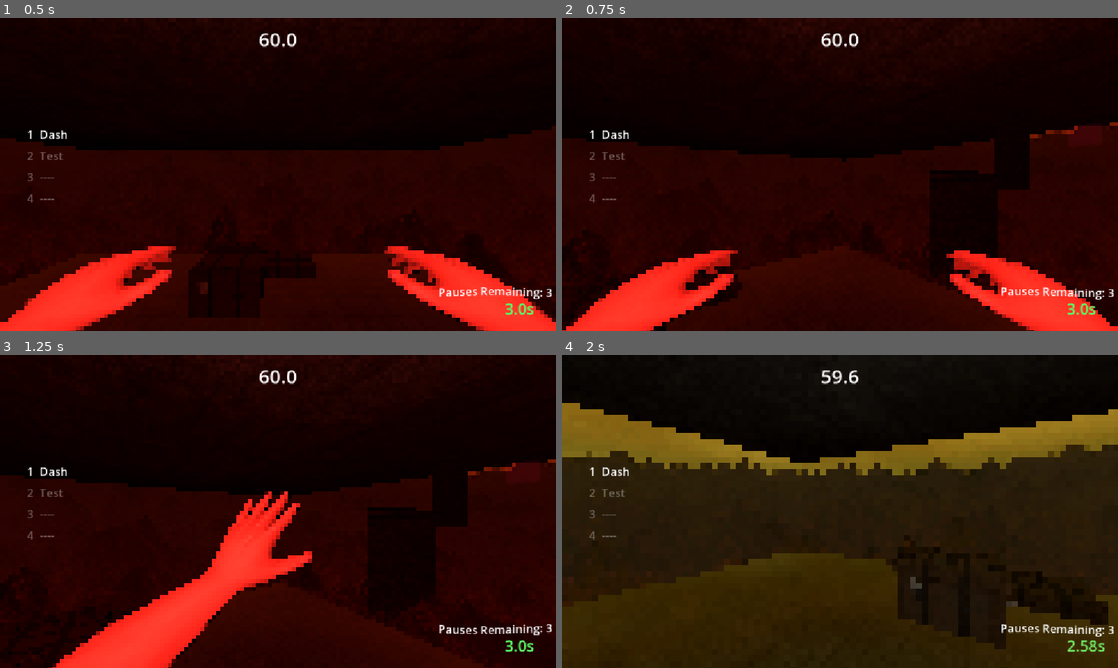
Above: before the commit, frames 1-4 (two rows, left to right).
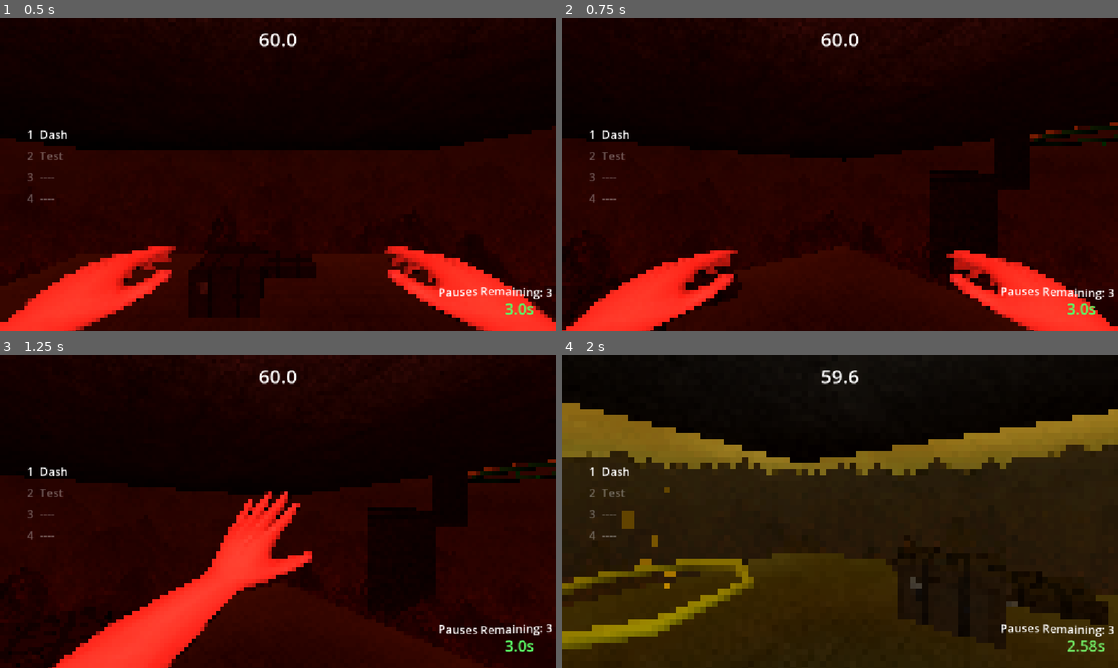
Above: after the commit, the same moments.

Repository: Aechileus/TimeLightGame
Game: Godot game, scene res://GameScenes/GameplayScenes/test_scene.tscn
Same seed, same stepped clock (60 frames per second), same inputs: the game is played once before the commit and once after it.
Inputs (mouse positions are in pixels of both pictures, inside the frame that each line leads up to):
- Up to frame 1 (0.5 s): no input
- Up to frame 2 (0.75 s): tap Enter (ui_accept) at 0.5 s; move the mouse to (867, 174) at 0.52 s; hold W (ui_up) from 0.53 s (still down); hold F (time_stop) from 0.53 s (still down); click (867, 174) at 0.67 s
- Up to frame 3 (1.25 s): keep holding W (ui_up); keep holding F (time_stop); tap Enter (ui_accept) at 0.77 s
- Up to frame 4 (2 s): keep holding W (ui_up); move the mouse to (812, 511) at 1.27 s; release F (time_stop) at 1.28 s; tap Ctrl (crouch) at 1.35 s; tap Enter (ui_accept) at 1.52 s; tap F (time_stop) at 1.55 s

Frame 1 is identical in both runs. In frame 2, 0.5% of the frame differs, in the area x 84-100%, y 34-41%; in frame 3, 0.5%; in frame 4, 3.1%, in the area x 0-35%, y 42-94%.

Commit message:
Time Stop Zone

Diff:
--- a/time-light-game/Assets/GameplayPieces/finish_line.gd
+++ b/time-light-game/Assets/GameplayPieces/finish_line.gd
@@ -1,5 +1,10 @@
 extends Area3D
 
-func _physics_process(delta: float) -> void:
-	if self.has_overlapping_bodies():
+func _ready() -> void:
+	body_entered.connect(_on_body_entered)
+
+# We need to check that its a player entering otherwise we just reload constantly if its
+# anything else entering including its own taurus ring
+func _on_body_entered(body: Node3D) -> void:
+	if body.is_in_group("player"):
 		get_tree().reload_current_scene()
--- a/time-light-game/Assets/GameplayPieces/finish_line.tscn
+++ b/time-light-game/Assets/GameplayPieces/finish_line.tscn
@@ -3,15 +3,7 @@
 [ext_resource type="Script" uid="uid://e3knjvxsg4wb" path="res://Assets/GameplayPieces/finish_line.gd" id="1_7r3gb"]
 
 [sub_resource type="BoxShape3D" id="BoxShape3D_u1kwc"]
-
-[sub_resource type="StandardMaterial3D" id="StandardMaterial3D_7r3gb"]
-render_priority = 1
-transparency = 1
-blend_mode = 1
-albedo_color = Color(1, 0, 1, 0.14509805)
-
-[sub_resource type="BoxMesh" id="BoxMesh_u1kwc"]
-material = SubResource("StandardMaterial3D_7r3gb")
+size = Vector3(3.6326904, 1, 3.736908)
 
 [sub_resource type="Curve" id="Curve_6cnrg"]
 _data = [Vector2(0, 1), 0.0, 0.0, 0, 0, Vector2(1, 0), 0.0, 0.0, 0, 0]
@@ -29,7 +21,7 @@
 spread = 0.0
 gravity = Vector3(0, 5, 0)
 scale_over_velocity_max = 90.46
-color = Color(1, 1, 0.4745098, 0.9098039)
+color = Color(0, 1, 0.4745098, 0.9098039)
 emission_curve = SubResource("CurveTexture_7r3gb")
 hue_variation_min = -2.2351742e-08
 hue_variation_max = -2.2351742e-08
@@ -48,17 +40,28 @@
 material = SubResource("StandardMaterial3D_6cnrg")
 size = Vector2(0.1, 0.1)
 
+[sub_resource type="StandardMaterial3D" id="StandardMaterial3D_0qy2k"]
+albedo_color = Color(0.20784314, 1, 0, 1)
+
+[sub_resource type="TorusMesh" id="TorusMesh_siari"]
+material = SubResource("StandardMaterial3D_0qy2k")
+inner_radius = 1.776
+outer_radius = 2.0
+rings = 7
+
 [node name="FinishLine" type="Area3D" unique_id=8209525]
 collision_layer = 0
 script = ExtResource("1_7r3gb")
 
 [node name="CollisionShape3D" type="CollisionShape3D" parent="." unique_id=1530298276]
+transform = Transform3D(1, 0, 0, 0, 1, 0, 0, 0, 1, 0.07684326, 0, -0.1252594)
 shape = SubResource("BoxShape3D_u1kwc")
 
-[node name="MeshInstance3D" type="MeshInstance3D" parent="." unique_id=614071958]
-mesh = SubResource("BoxMesh_u1kwc")
-
 [node name="CPUParticles3D" type="GPUParticles3D" parent="." unique_id=1075710872]
+process_mode = 3
 transform = Transform3D(0.5, 0, 0, 0, 0.5, 0, 0, 0, 0.5, 0, 0, 0)
 process_material = SubResource("ParticleProcessMaterial_n52p5")
 draw_pass_1 = SubResource("QuadMesh_7r3gb")
+
+[node name="MeshInstance3D" type="MeshInstance3D" parent="." unique_id=199921983]
+mesh = SubResource("TorusMesh_siari")
--- /dev/null
+++ b/time-light-game/Assets/GameplayPieces/time_stop_zone.gd
@@ -0,0 +1,21 @@
+extends Area3D
+
+@export var use_beeps: bool = true
+@export var one_shot: bool = false
+
+var _used: bool = false
+
+func _ready() -> void:
+	body_entered.connect(_on_body_entered)
+
+func _on_body_entered(body: Node3D) -> void:
+	if not body.is_in_group("player") or Global.is_time_stopped():
+		return
+	if one_shot and _used:
+		return
+	_used = true
+
+	if use_beeps:
+		Global.toggle_time_stop()
+	else:
+		Global.force_time_stop()
--- /dev/null
+++ b/time-light-game/Assets/GameplayPieces/time_stop_zone.tscn
@@ -0,0 +1,66 @@
+[gd_scene format=3 uid="uid://uhyve2r73fqh"]
+
+[ext_resource type="Script" uid="uid://cyos8iattwg6b" path="res://Assets/GameplayPieces/time_stop_zone.gd" id="1_l3hfb"]
+
+[sub_resource type="BoxShape3D" id="BoxShape3D_zone"]
+size = Vector3(4, 4, 4)
+
+[sub_resource type="Curve" id="Curve_tspgt"]
+_data = [Vector2(0, 1), 0.0, 0.0, 0, 0, Vector2(1, 0), 0.0, 0.0, 0, 0]
+point_count = 2
+
+[sub_resource type="CurveTexture" id="CurveTexture_7r3gb"]
+curve = SubResource("Curve_tspgt")
+
+[sub_resource type="ParticleProcessMaterial" id="ParticleProcessMaterial_enhu2"]
+emission_shape_offset = Vector3(0, -1, 0)
+emission_shape_scale = Vector3(1, 0, 1)
+emission_shape = 3
+emission_box_extents = Vector3(1, 1, 1)
+direction = Vector3(1, 1, 1)
+spread = 0.0
+gravity = Vector3(0, 5, 0)
+scale_max = 3.52
+scale_over_velocity_max = 90.46
+color = Color(0.9663691, 0.83414495, 0, 0.9098039)
+emission_curve = SubResource("CurveTexture_7r3gb")
+hue_variation_min = -2.2351742e-08
+hue_variation_max = -2.2351742e-08
+
+[sub_resource type="StandardMaterial3D" id="StandardMaterial3D_6cnrg"]
+vertex_color_use_as_albedo = true
+emission = Color(0, 0.3882353, 0, 1)
+emission_energy_multiplier = 0.38
+billboard_mode = 3
+billboard_keep_scale = true
+particles_anim_h_frames = 1
+particles_anim_v_frames = 1
+particles_anim_loop = false
+
+[sub_resource type="QuadMesh" id="QuadMesh_8x8ej"]
+material = SubResource("StandardMaterial3D_6cnrg")
+size = Vector2(0.1, 0.1)
+
+[sub_resource type="StandardMaterial3D" id="StandardMaterial3D_w2xsg"]
+albedo_color = Color(1, 1, 0, 1)
+
+[sub_resource type="TorusMesh" id="TorusMesh_l00eo"]
+material = SubResource("StandardMaterial3D_w2xsg")
+inner_radius = 1.776
+outer_radius = 2.0
+rings = 7
+
+[node name="TimeStopZone" type="Area3D" unique_id=150785596]
+script = ExtResource("1_l3hfb")
+
+[node name="CollisionShape3D" type="CollisionShape3D" parent="." unique_id=1741277066]
+shape = SubResource("BoxShape3D_zone")
+
+[node name="CPUParticles3D" type="GPUParticles3D" parent="." unique_id=504264376]
+process_mode = 3
+transform = Transform3D(0.5, 0, 0, 0, 0.5, 0, 0, 0, 0.5, 0, 0, 0)
+process_material = SubResource("ParticleProcessMaterial_enhu2")
+draw_pass_1 = SubResource("QuadMesh_8x8ej")
+
+[node name="MeshInstance3D" type="MeshInstance3D" parent="." unique_id=218311376]
+mesh = SubResource("TorusMesh_l00eo")
--- a/time-light-game/GameScenes/GameplayScenes/test_scene.tscn
+++ b/time-light-game/GameScenes/GameplayScenes/test_scene.tscn
@@ -11,6 +11,7 @@
 [ext_resource type="Texture2D" uid="uid://bdkhw33mu1vtv" path="res://Resources/Skyboxes/skybox_emx_19.png" id="9_6rgnf"]
 [ext_resource type="PackedScene" uid="uid://b8fc7wpo54ccm" path="res://GameScenes/UI/level_timer.tscn" id="10_leveltimer"]
 [ext_resource type="PackedScene" uid="uid://bi5m5xaah2oxr" path="res://Assets/GameplayPieces/finish_line.tscn" id="11_qa46d"]
+[ext_resource type="PackedScene" uid="uid://uhyve2r73fqh" path="res://Assets/GameplayPieces/time_stop_zone.tscn" id="12_84hxp"]
 
 [sub_resource type="PanoramaSkyMaterial" id="PanoramaSkyMaterial_vlwju"]
 panorama = ExtResource("9_6rgnf")
@@ -148,3 +149,6 @@
 
 [node name="WorldEnvironment" type="WorldEnvironment" parent="." unique_id=638862342]
 environment = SubResource("Environment_l00eo")
+
+[node name="TimeStopZone" parent="." unique_id=150785596 instance=ExtResource("12_84hxp")]
+transform = Transform3D(1, 0, 0, 0, 1, 0, 0, 0, 1, -5.4271297, 0.105982065, -1.133801)
Not shown, added: time-light-game/Assets/GameplayPieces/time_stop_zone.gd.uid
Not shown, changed: time-light-game/kanban_tasks_data.kanban
